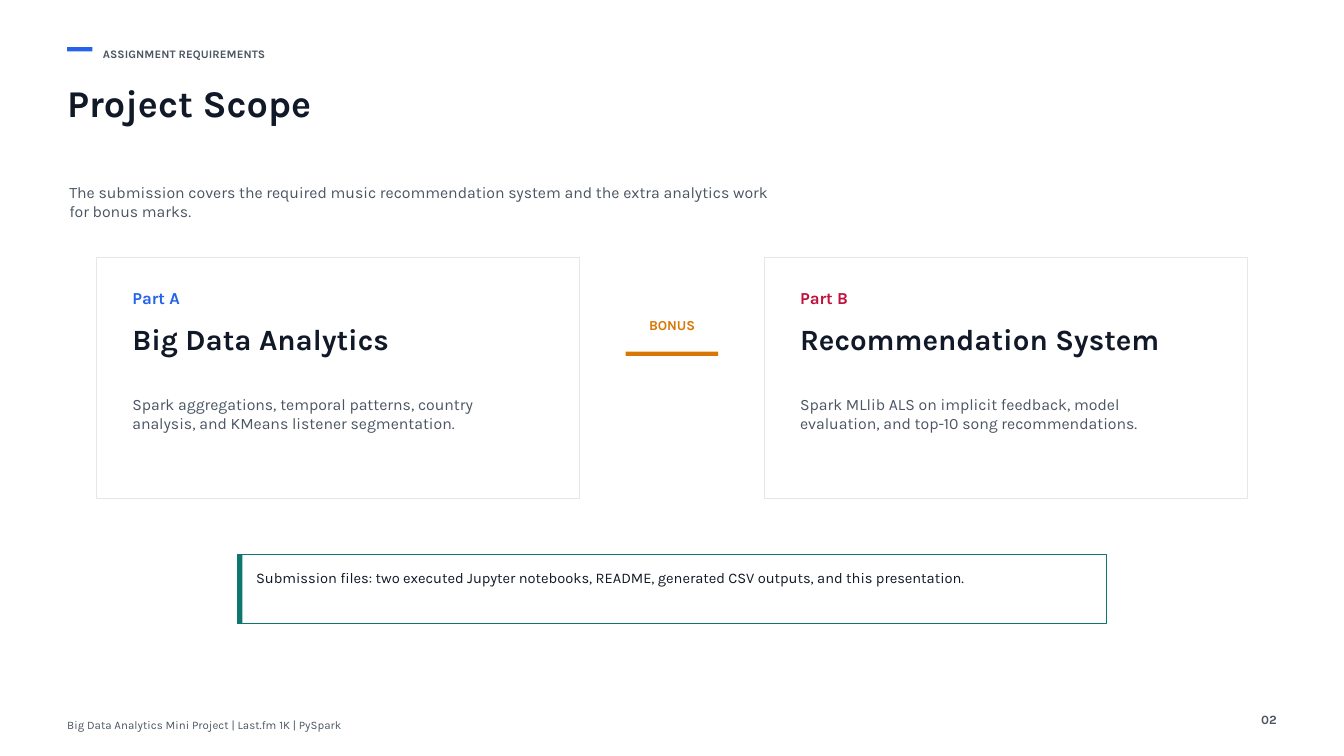
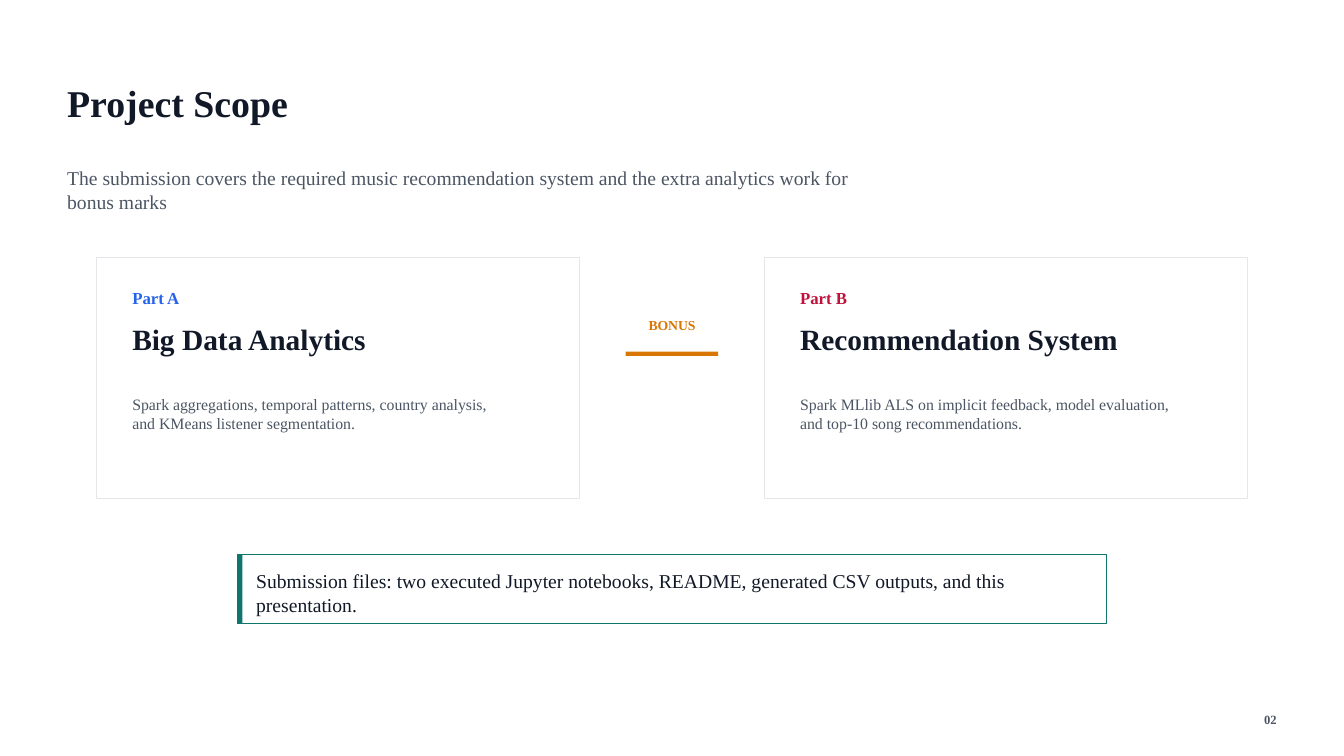
Before and after one commit to SSDharmawansa/music-recommendation-pyspark, a slide deck: slide 2 of Music_BigData_Assignment_Presentation.pptx. Drawn at 1344x756 pixels with LibreOffice and Linux fonts; fonts in the diff are those of the drawing. Boxes give left, top, right and bottom in pixels: in the first picture for what was removed or moved away, otherwise in the second. Text is boxed around its words. In the diff, an @@ line names an element or a change of style, - is before the commit and + after.

Commit message:
Add PDF and update presentation PPTX
Add exported PDF of the Music_BigData_Assignment presentation and update the PPTX. Binary changes include a new Music_BigData_Assignment_Presentation.pdf, a modified Music_BigData_Assignment_Presentation.pptx, and an added Office temp file (~$Music_BigData_Assignment_Presentation.pptx). Consider removing the temporary file or adding it to .gitignore.

```diff
--- a/Music_BigData_Assignment_Presentation.pptx
+++ b/Music_BigData_Assignment_Presentation.pptx
@@ rectangle removed at [68, 47, 93, 51] @@
@@ text removed at [103, 50, 266, 60] @@
-ASSIGNMENT REQUIREMENTS
@@ text at [67, 171, 848, 209]: text changed; size 11.2 to 14 pt; font Karla to Times New Roman @@
-The submission covers the required music recommendation system and the extra analytics work for bonus marks.
+The submission covers the required music recommendation system and the extra analytics work for bonus marks
@@ text "Submission files: two executed Jupyter ..." at [256, 574, 1004, 617]: size 10.5 to 14 pt, font Karla to Times New Roman @@
@@ font Karla to Times New Roman in 9 elements at [67, 90, 287, 125], [132, 293, 179, 304], [132, 329, 365, 356], [132, 399, 487, 433], [800, 293, 847, 304], [800, 329, 1118, 356], [800, 399, 1169, 433], [649, 321, 696, 330], [1264, 715, 1277, 724] @@
@@ text removed at [67, 721, 342, 732] @@
-Big Data Analytics Mini Project | Last.fm 1K | PySpark
```
Also in this commit, not shown: 9 other slides changed, 2 other files.
